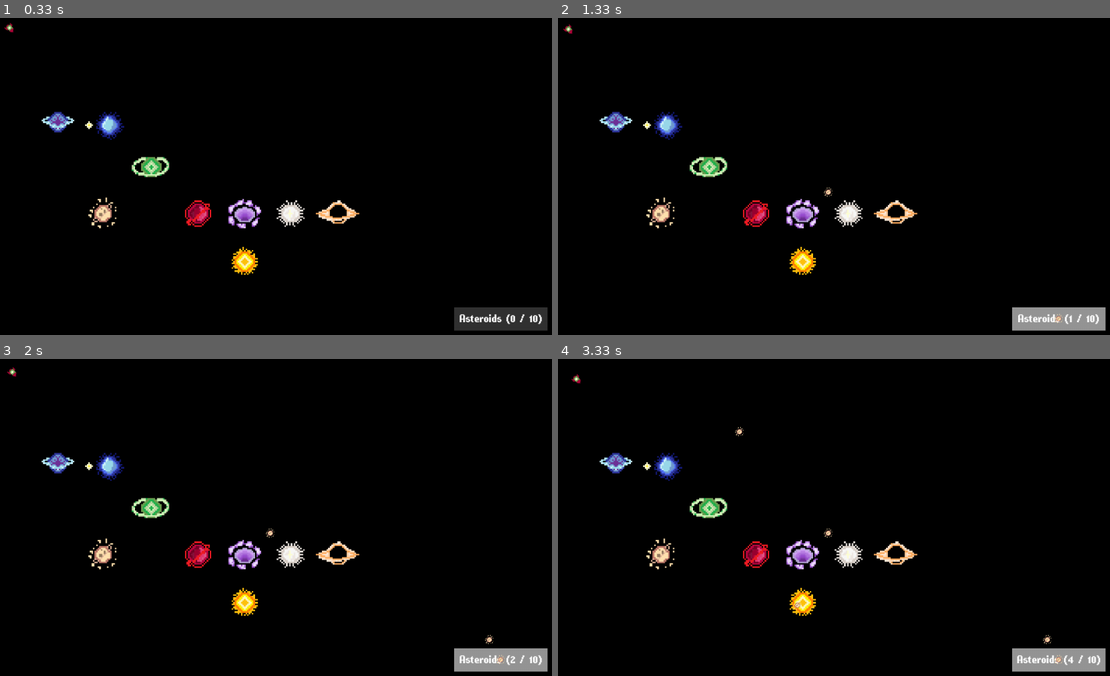
Above: before the commit, frames 1-4 (two rows, left to right).
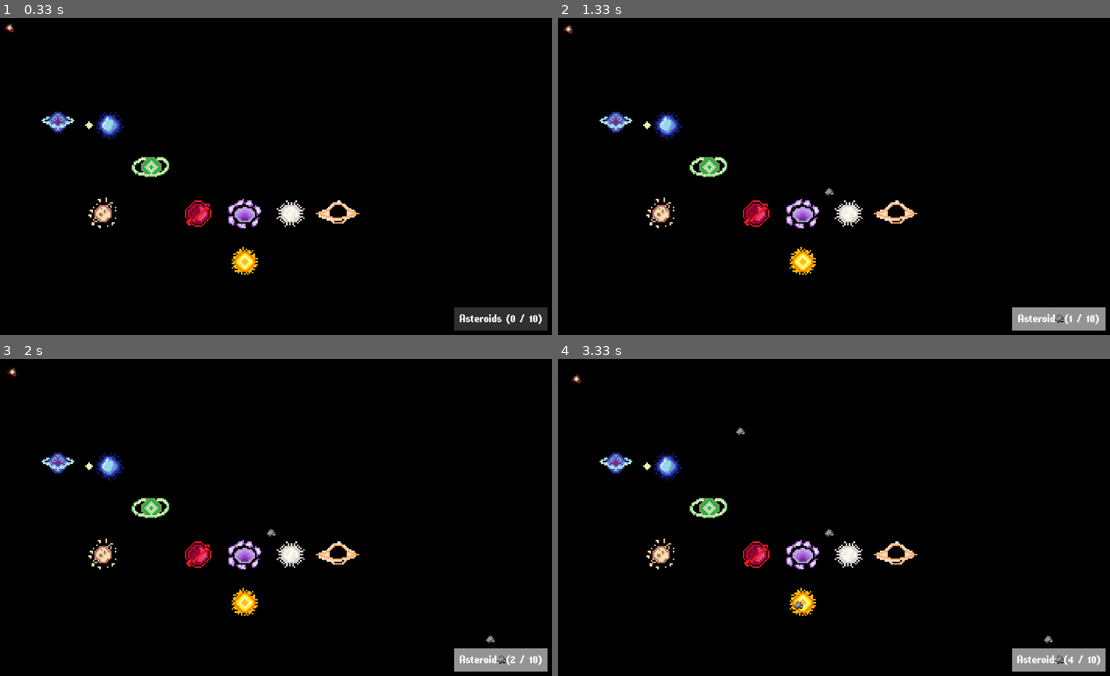
Above: after the commit, the same moments.

Repository: maxim739/Hackathon26
Game: pygame game, started from main2.py
Two runs of this game, one before a commit and one after it. Both use one fixed random seed, a clock stepped at 60 frames per second and the inputs below.
Inputs (mouse positions are in pixels of both pictures, inside the frame that each line leads up to):
- Up to frame 1 (0.33 s): no input
- Up to frame 2 (1.33 s): click "Asteroids (0 / 10)" at 0.38 s; click (828, 192) at 0.72 s; click "Asteroids (1 / 10)" at 1.05 s
- Up to frame 3 (2 s): click (491, 641) at 1.38 s; click "Asteroids (2 / 10)" at 1.72 s
- Up to frame 4 (3.33 s): click (795, 606) at 2.05 s; click (1054, 650) at 2.38 s; click (740, 431) at 2.72 s; click "Asteroids (4 / 10)" at 3.05 s

Frame 1 is identical in both runs. In frame 2, less than 0.1% of the frame differs, in the area x 48-92%, y 53-97%; in frame 3, 0.1%; in frame 4, 0.2%, in the area x 32-92%, y 21-97%.

Commit message:
New astro sprite added

Diff:
--- a/planets.py
+++ b/planets.py
@@ -19,8 +19,8 @@
 rocket_img = pygame.image.load("sprites/rocket.png").convert_alpha()
 rocket_img = pygame.transform.scale(rocket_img, (20, 20))
 
-astro_img = pygame.image.load("sprites/planet8.png").convert_alpha()
-astro_img = pygame.transform.scale(astro_img, (30, 30))
+astro_img = pygame.image.load("sprites/asteroid.png").convert_alpha()
+astro_img = pygame.transform.scale(astro_img, (45, 45))
 
 game_bodies = [
     Static_body(600, 600, 5e28, 25, (255,255,0), planet1_img),
